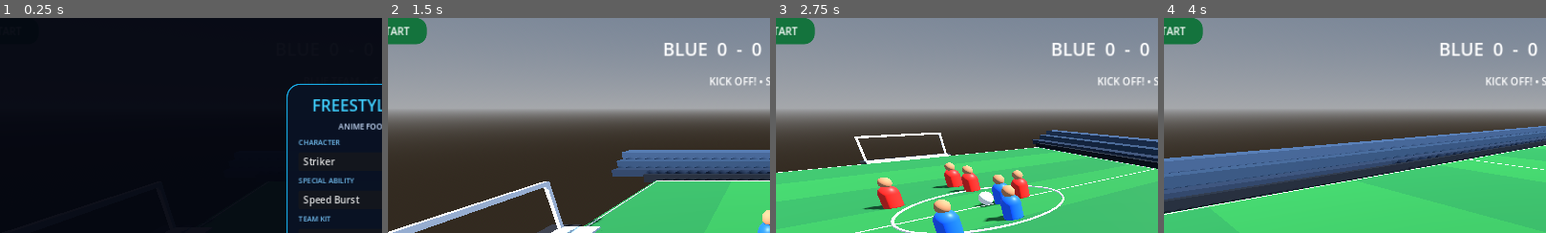
Above: before the commit, frames 1-4 (left to right).
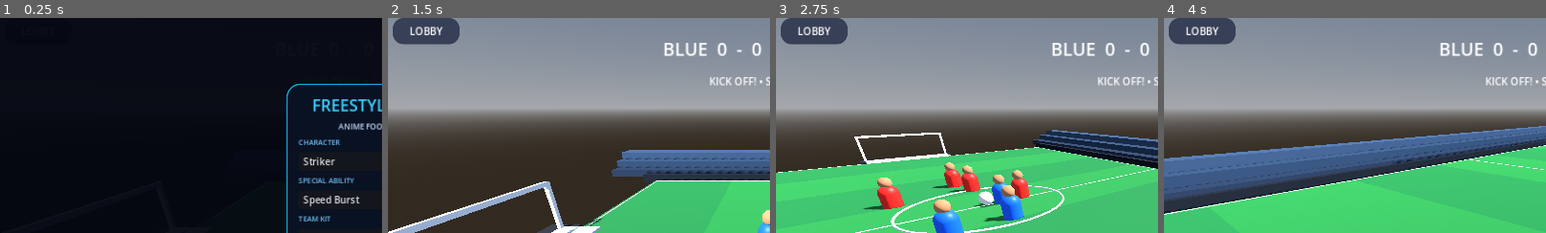
Above: after the commit, the same moments.

Repository: stalinvismay2020-del/KAIRO-
Game: Godot game, scene res://Main.tscn
Two runs of this game, one before a commit and one after it. Both use one fixed random seed, a clock stepped at 60 frames per second and the inputs below.
Inputs (mouse positions are % of the whole screen's width and height, from its top left):
- Up to frame 1 (0.25 s): no input
- Up to frame 2 (1.5 s): click (5, 3) at 0.5 s, where only the run after the commit has a clickable "LOBBY"; click "▶ PLAY MATCH" at 1.25 s
- Up to frame 3 (2.75 s): move the mouse to (72, 45) at 2.02 s; hold D from 2.03 s (still down); click (72, 45) at 2.17 s
- Up to frame 4 (4 s): release D at 2.75 s; drag from (30, 55) to (45, 70) at 2.77 s; move the mouse to (60, 28) at 3.52 s; hold D from 3.53 s (still down)
The pictures show only the part of the screen within x 0-50%, y 0-50%; the shares and areas given below are measured in that part.

The runs differ from the first frame. In frame 2, 2.2% of the frame differs, in the area x 0-19%, y 0-13%; in frame 3, 2.2%; in frame 4, 2.2%.

Commit message:
Add lobby return and career stat tracking

Diff:
--- a/Main.gd
+++ b/Main.gd
@@ -71,6 +71,9 @@
 				wins_total += 1
 			player_level = 1 + int(wins_total / 3) + int(goals_total / 10)
 			_save_progress()
+			var stats := lobby_layer.find_child("ProgressStats", true, false) as Label
+			if stats:
+				stats.text = "LEVEL %d   •   WINS %d   •   GOALS %d" % [player_level, wins_total, goals_total]
 			ui_hint.text = "FULL TIME  •  Tap RESTART to play again"
 		_update_hud()
 	if burst_time > 0.0:
@@ -329,9 +332,17 @@
 	restart.anchor_right = 0.5
 	restart.anchor_top = 0.15
 	restart.anchor_bottom = 0.15
-	restart.position = Vector2(-65, 0)
+	restart.position = Vector2(-138, 0)
 	restart.size = Vector2(130, 44)
 	restart.pressed.connect(_restart)
+	var lobby_button := _make_button(layer, "LOBBY", Vector2.ZERO, Color(0.22,0.25,0.34))
+	lobby_button.anchor_left = 0.5
+	lobby_button.anchor_right = 0.5
+	lobby_button.anchor_top = 0.15
+	lobby_button.anchor_bottom = 0.15
+	lobby_button.position = Vector2(8, 0)
+	lobby_button.size = Vector2(112, 44)
+	lobby_button.pressed.connect(_return_to_lobby)
 	goal_flash = ColorRect.new()
 	goal_flash.anchor_right = 1.0
 	goal_flash.anchor_bottom = 1.0
@@ -502,6 +513,7 @@
 func _check_goals() -> void:
 	if ball.global_position.x > FIELD_LENGTH / 2.0 + 0.5 and absf(ball.global_position.z) < 3.1:
 		score_home += 1
+		goals_total += 1
 		_reset_kickoff("GOAL! BLUE TEAM SCORES")
 	elif ball.global_position.x < -FIELD_LENGTH / 2.0 - 0.5 and absf(ball.global_position.z) < 3.1:
 		score_away += 1
@@ -665,6 +677,11 @@
 		_: tint = Color(0.08, 0.36, 0.95)
 	if player_visual:
 		player_visual.material_override = _material(tint, 0.45)
+		player_visual.scale = Vector3(1.0, 1.0, 1.0)
+		if selected_character == "Playmaker":
+			player_visual.scale = Vector3(0.92, 1.06, 0.92)
+		elif selected_character == "Defender":
+			player_visual.scale = Vector3(1.10, 1.0, 1.10)
 	match selected_character:
 		"Playmaker": ui_hint.text = "PLAYMAKER • PRECISION AND TEAMWORK"
 		"Defender": ui_hint.text = "DEFENDER • HOLD YOUR LINE"
@@ -678,6 +695,16 @@
 	_reset_kickoff("KICK OFF! • " + selected_ability.to_upper())
 	lobby_layer.visible = false
 	_update_hud()
+
+
+func _return_to_lobby() -> void:
+	match_active = false
+	joystick_vector = Vector2.ZERO
+	lobby_layer.visible = true
+	lobby_status.text = "Choose your loadout and kick off."
+	var stats := lobby_layer.find_child("ProgressStats", true, false) as Label
+	if stats:
+		stats.text = "LEVEL %d   •   WINS %d   •   GOALS %d" % [player_level, wins_total, goals_total]
 
 
 func _show_online_room_status() -> void:
